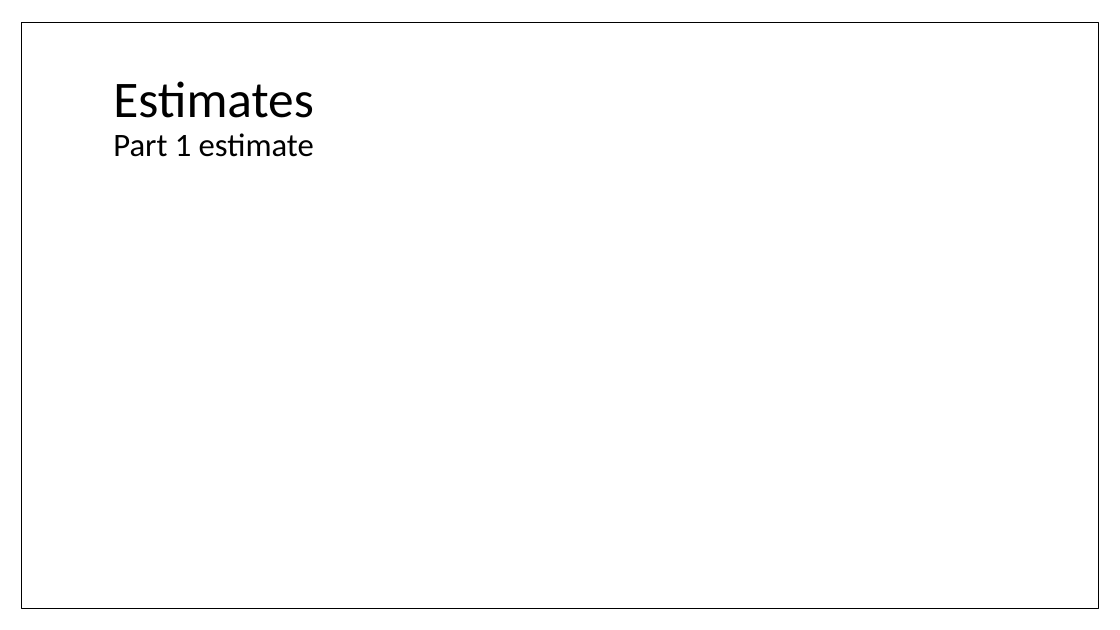
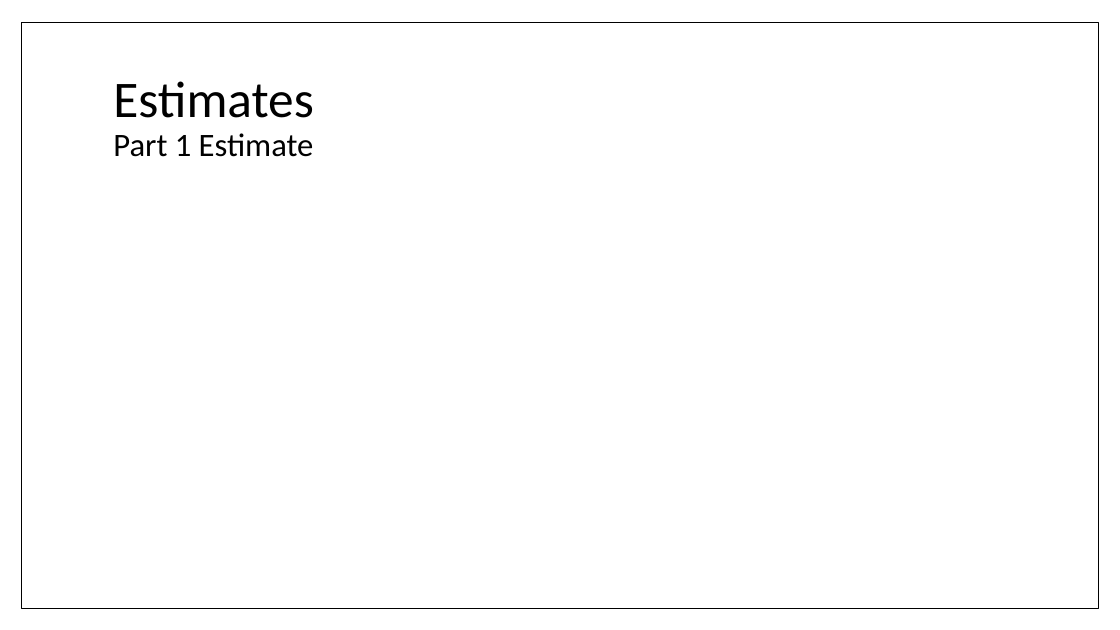
Before and after one commit to umdfeynman/umdfeynman, a slide deck: slide 10 of Work_In_Progress/CS/SPMP_Presentation.pptx. Drawn at 1120x630 pixels with LibreOffice and Linux fonts; fonts in the diff are those of the drawing. Boxes give left, top, right and bottom in pixels: in the first picture for what was removed or moved away, otherwise in the second. Text is boxed around its words. In the diff, an @@ line names an element or a change of style, - is before the commit and + after.

```diff
--- a/Work_In_Progress/CS/SPMP_Presentation.pptx
+++ b/Work_In_Progress/CS/SPMP_Presentation.pptx
@@ title at bbox=[113, 81, 314, 157]: text changed @@
-Estimates
-Part 1 estimate
+Estimates
+Part 1 Estimate
```
Also in this commit, not shown: 10 other slides changed, 1 slide added, 1 slide removed.
